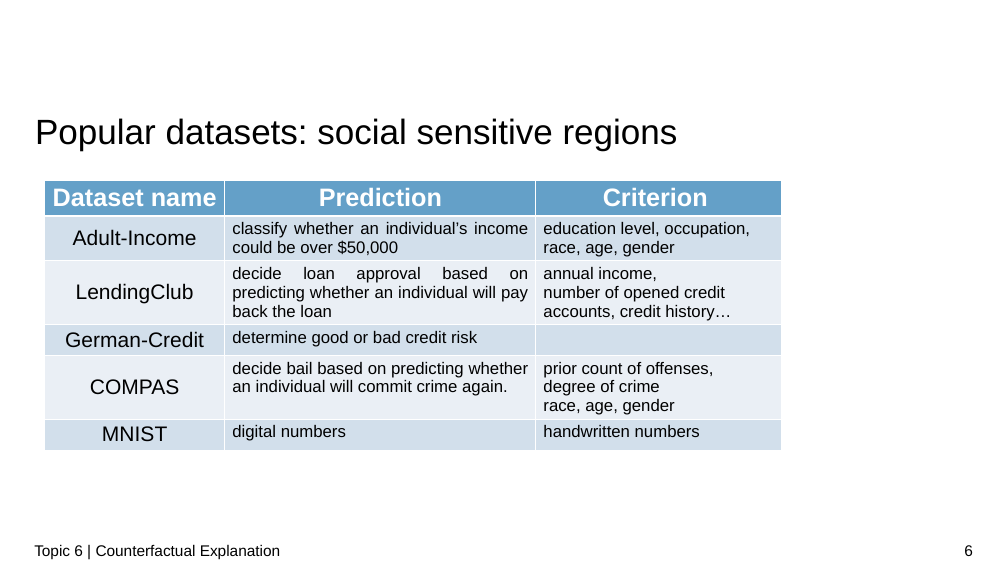
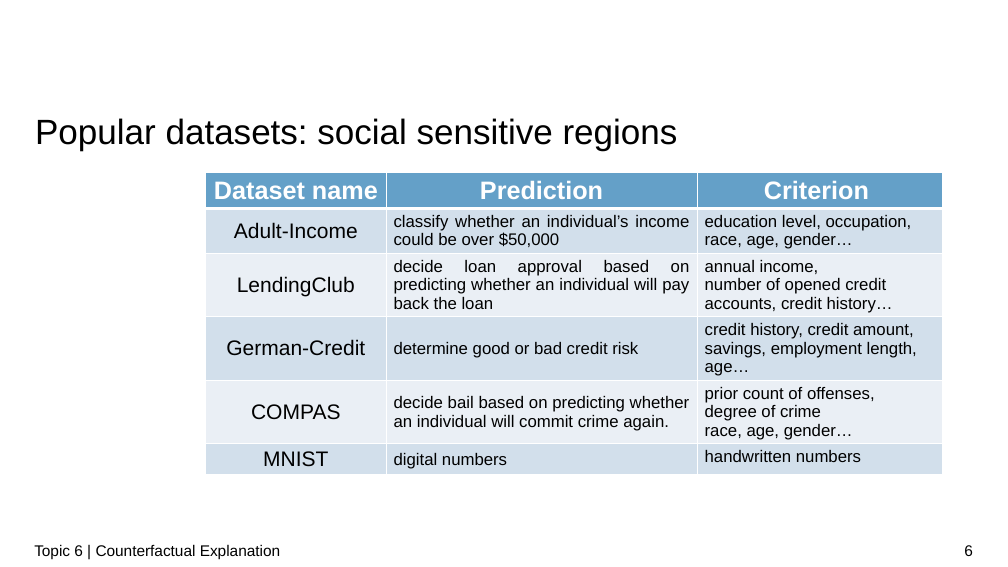
Before and after one commit to zhaochenyuangit/xAISeminar, a slide deck: slide 6 of presentation/XAI_counterfactual.pptx. Drawn at 1008x567 pixels with LibreOffice and Linux fonts; fonts in the diff are those of the drawing; background and template pictures are left out. Boxes give left, top, right and bottom in pixels: in the first picture for what was removed or moved away, otherwise in the second. Text is boxed around its words. In the diff, an @@ line names an element or a change of style, - is before the commit and + after.

Commit message:
ppt update

```diff
--- a/presentation/XAI_counterfactual.pptx
+++ b/presentation/XAI_counterfactual.pptx
@@ table at [206,172,944,495] @@
-row 2, column 3: education level, occupation, race, age, gender
+row 2, column 3: education level, occupation, race, age, gender…
-row 4, column 3: 
+row 4, column 3: credit history, credit amount, savings, employment length, age…
-row 5, column 3: prior count of offenses, / degree of crime / race, age, gender
+row 5, column 3: prior count of offenses, / degree of crime / race, age, gender…
@@ table: place and size @@
-table at [45,180,783,467]
+table at [206,172,944,495]
```
Also in this commit, not shown: 5 other slides changed, 3 slides added, 1 slide removed, 16 other files.
